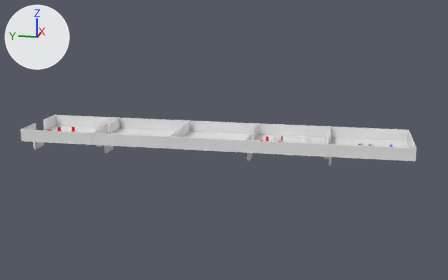
One commit to the Blender file Game.blend: the scene before it, then after it.
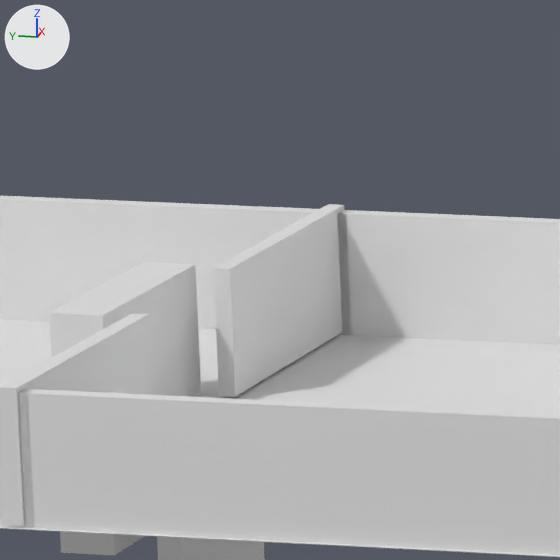
The first picture shows the older version from a 50 mm camera at (-246.7, 10.0, 62.3) aimed at (0.7, 59.5, 0.4). The close-ups show both versions on the part from 20% to 31% of the width and 36% to 53% of the height of that picture; other places that the commit changed are outside them. Lighting does not change. The marker at upper left points along +X, +Y and +Z.

The scene before the commit, as lines of its bpy script (objects in view):
```python
me_cube_004 = bpy.data.meshes.new('Cube.004')
me_cube_004.from_pydata(...)  # a box spanning x -4.47..4.47, y -1.03..1.03, z -4.47..4.47
ob_cube_004 = bpy.data.objects.new('Cube.004', me_cube_004)
ob_cube_004.location = (0.44, 113.39, 0.42)
ob_muro_1_008 = bpy.data.objects.new('muro_1.008', None)
ob_muro_1_008.location = (15.55, 126.22, 0.0)
ob_muro_1_008.show_instancer_for_render = False
ob_muro_1_008.instance_type = 'COLLECTION'
ob_muro_1_008.instance_collection = col_muro_1
ob_muro_1_009 = bpy.data.objects.new('muro_1.009', None)
ob_muro_1_009.location = (-15.5, 126.22, 0.0)
ob_muro_1_009.show_instancer_for_render = False
ob_muro_1_009.instance_type = 'COLLECTION'
ob_muro_1_009.instance_collection = col_muro_1
# also in view: 'muro_porta.005' at (0.0, 111.0, 2.5); 'Plane.003' at (0.0, 94.8, 0.0); 'muro_1.011' at (15.5, 94.9, 2.4); 'arena.001' at (0.0, 126.7, -3.4); 'muro_1.010' at (-15.5, 94.9, 2.4)
```
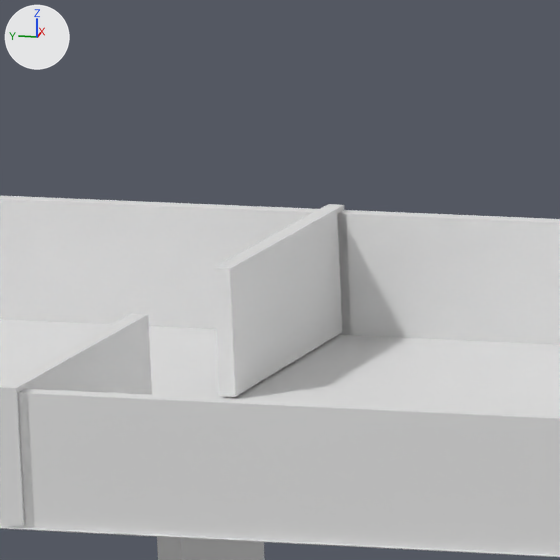
Changed parts and their boxes (x1, y1, x2, y2) in the close-ups (560 x 560 px):
'Cube.004', no longer drawn: before (49, 262, 201, 555)

The change, as a list of edits to the scene's bpy script:
```text
Remove ob_cube_004:
    ob_cube_004 = bpy.data.objects.new('Cube.004', me_cube_004)
    ob_cube_004.location = (0.44, 113.39, 0.42)
```
